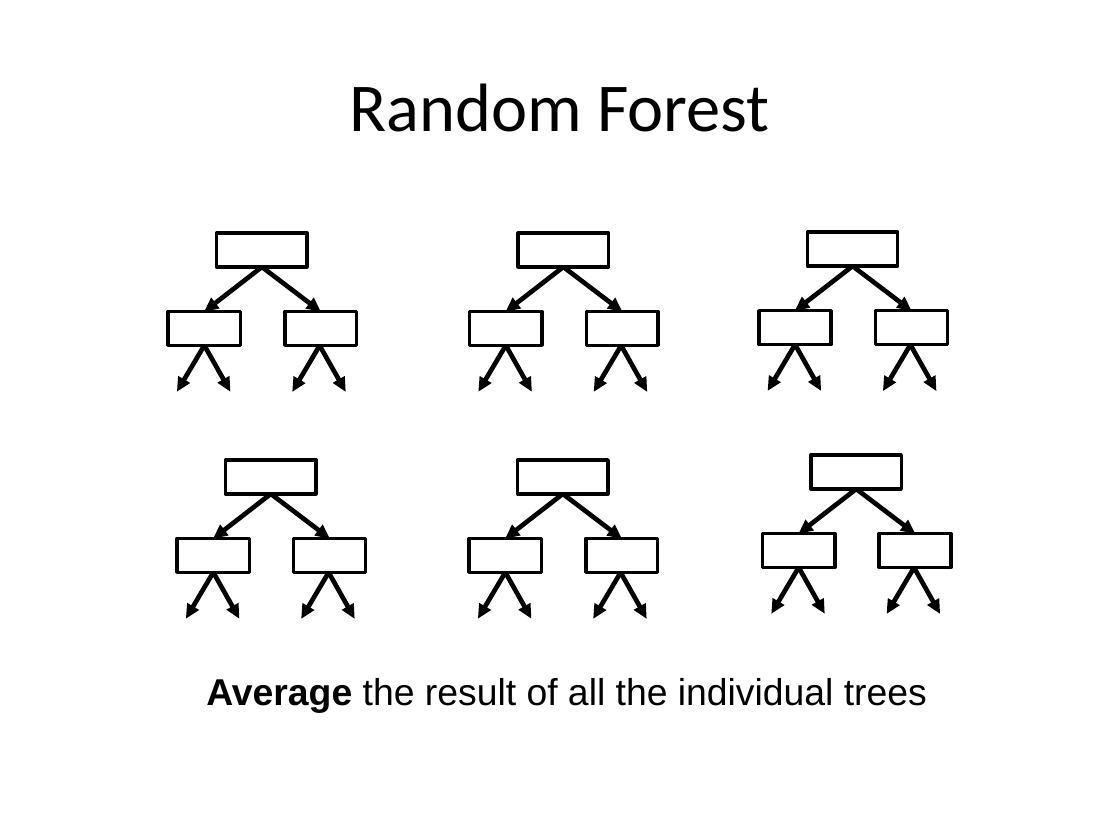
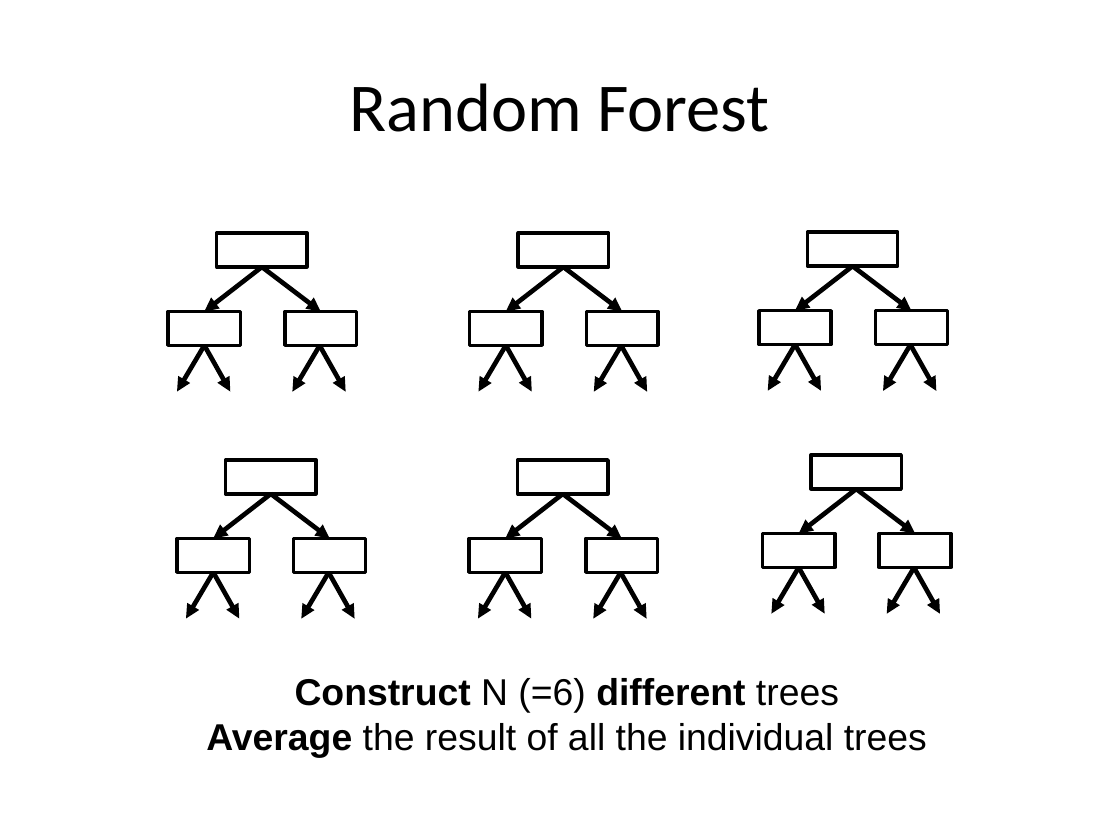
Before and after one commit to aloksharma1993/techfest-ml-tutorial, a slide deck: slide 19 of Techfest_ML.pptx (slide 23 before the commit). Drawn at 1120x840 pixels with LibreOffice and Linux fonts; fonts in the diff are those of the drawing. Boxes give left, top, right and bottom in pixels: in the first picture for what was removed or moved away, otherwise in the second. Text is boxed around its words. In the diff, an @@ line names an element or a change of style, - is before the commit and + after.

```diff
--- a/Techfest_ML.pptx
+++ b/Techfest_ML.pptx
@@ text at (x1=295, y1=678, x2=839, y2=713): paragraph added @@
+Construct N (=6) different trees
```
Also in this commit, not shown: 11 other slides changed, 3 slides added.
